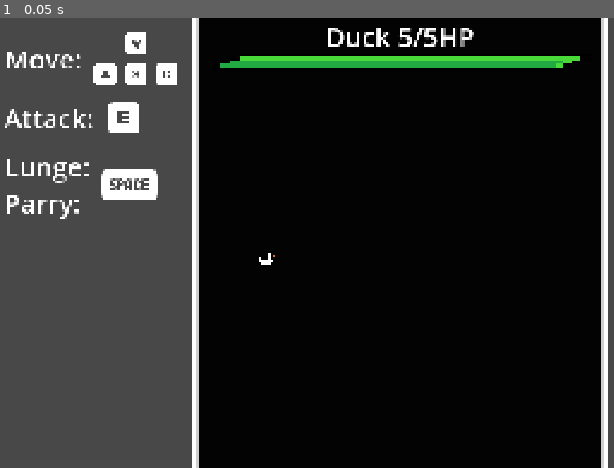
Above: before the commit, frame 1.
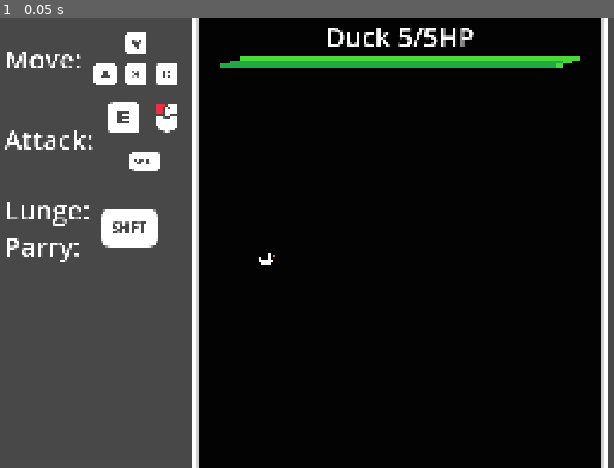
Above: after the commit, the same moment.

Repository: morie197/guwa-guwa-adventures
Game: Godot game, scene res://scenes/duck_minigame.tscn
Same seed, same stepped clock (60 frames per second), same inputs: the game is played once before the commit and once after it. This scene is started directly instead of the project's main scene.
Inputs:
- Up to frame 1 (0.05 s): no input

The runs differ from the first frame. In frame 1, 2.8% of the frame differs, in the area x 0-29%, y 19-55%.
Error in both runs: Invalid access to property or key 'name' on a base object of type 'Nil'. (res://scripts/quacker.gd:53)

Commit message:
[Fix] Ability unlocking + key rebinding
Abilities now unlock regardless of level (preventing skipping over them), and the attack key in minigames has 3 options to choose from for attacking.

Diff:
--- /dev/null
+++ b/mouse_left.svg
@@ -0,0 +1,7 @@
+<svg width="64" height="64" xmlns="http://www.w3.org/2000/svg" xmlns:xlink="http://www.w3.org/1999/xlink">
+  <defs/>
+  <g>
+    <path stroke="none" fill="#FFFFFF" d="M34 10 L44 10 Q45.75 10 46.9 10.6 49 11.75 49 15 L49 25 38 25 38 19 Q38 16.5 36.25 14.75 35.25 13.75 34 13.35 L34 10 M29.9 16.9 Q30.75 16 32 16 33.25 16 34.15 16.9 35 17.75 35 19 L35 27 34.85 28 34.15 29.15 Q33.25 30 32 30 30.75 30 29.9 29.15 29.4 28.65 29.2 28 L29 27 29 19 Q29 17.75 29.9 16.9 M15 28 L26.1 28 Q26.35 29.85 27.75 31.25 29.5 33 32 33 34.5 33 36.25 31.25 37.65 29.85 37.95 28 L49 28 49 37.5 Q48.8 44.25 44 49 39.25 53.8 32.5 54 L31.5 54 Q24.75 53.8 19.95 49 15.2 44.25 15 37.5 L15 28"/>
+    <path stroke="none" fill="#E73246" d="M20 10 L30 10 30 13.35 Q28.75 13.75 27.75 14.75 26 16.5 26 19 L26 25 15 25 15 15 Q15 11.75 17.15 10.6 18.25 10 20 10"/>
+  </g>
+</svg>
--- a/project.godot
+++ b/project.godot
@@ -125,6 +125,11 @@
 "events": [Object(InputEventKey,"resource_local_to_scene":false,"resource_name":"","device":-1,"window_id":0,"alt_press …(192 unchanged characters)…
 ]
 }
+leftClick={
+"deadzone": 0.2,
+"events": [Object(InputEventMouseButton,"resource_local_to_scene":false,"resource_name":"","device":-1,"window_id":0,"alt_pressed":false,"shift_pressed":false,"ctrl_pressed":false,"meta_pressed":false,"button_mask":1,"position":Vector2(97, 16),"global_position":Vector2(106, 64),"factor":1.0,"button_index":1,"canceled":false,"pressed":true,"double_click":false,"script":null)
+]
+}
 
 [layer_names]
 
--- a/scenes/duck_minigame.tscn
+++ b/scenes/duck_minigame.tscn
@@ -19,6 +19,8 @@
 [ext_resource type="Texture2D" uid="uid://cl23cb341umh" path="res://sprites/keys/qe/keyboard_e.svg" id="16_6sb5u"]
 [ext_resource type="Texture2D" uid="uid://c8tkgapar6k6b" path="res://sprites/keys/wasd/keyboard_d.svg" id="16_bpfxv"]
 [ext_resource type="Texture2D" uid="uid://bodmqtlj1sj1a" path="res://sprites/keys/shift, space/keyboard_space.svg" id="17_bpfxv"]
+[ext_resource type="Texture2D" uid="uid://cniriik63s5n8" path="res://mouse_left.svg" id="17_ufrio"]
+[ext_resource type="Texture2D" uid="uid://ch7jerop1ewvb" path="res://sprites/keys/shift, space/keyboard_shift.svg" id="19_qld8f"]
 
 [sub_resource type="AtlasTexture" id="AtlasTexture_qlg0r"]
 atlas = ExtResource("1_g2itt")
@@ -396,7 +398,13 @@
 horizontal_alignment = 1
 vertical_alignment = 1
 
-[node name="TextureRect" type="TextureRect" parent="PanelContainer/VBoxContainer/MarginContainer/controls/attack"]
+[node name="VBoxContainer" type="VBoxContainer" parent="PanelContainer/VBoxContainer/MarginContainer/controls/attack"]
+layout_mode = 2
+
+[node name="HBoxContainer" type="HBoxContainer" parent="PanelContainer/VBoxContainer/MarginContainer/controls/attack/VBoxContainer"]
+layout_mode = 2
+
+[node name="TextureRect" type="TextureRect" parent="PanelContainer/VBoxContainer/MarginContainer/controls/attack/VBoxContainer/HBoxContainer"]
 custom_minimum_size = Vector2(100, 100)
 layout_mode = 2
 size_flags_horizontal = 4
@@ -404,13 +412,48 @@
 texture = ExtResource("16_6sb5u")
 stretch_mode = 5
 
-[node name="Panel" type="Panel" parent="PanelContainer/VBoxContainer/MarginContainer/controls/attack/TextureRect"]
+[node name="Panel" type="Panel" parent="PanelContainer/VBoxContainer/MarginContainer/controls/attack/VBoxContainer/HBoxContainer/TextureRect"]
 z_index = -1
 layout_mode = 0
 offset_left = 21.0
 offset_top = 18.0
 offset_right = 81.0
 offset_bottom = 82.0
+theme_override_styles/panel = SubResource("StyleBoxFlat_6sb5u")
+
+[node name="TextureRect2" type="TextureRect" parent="PanelContainer/VBoxContainer/MarginContainer/controls/attack/VBoxContainer/HBoxContainer"]
+custom_minimum_size = Vector2(100, 100)
+layout_mode = 2
+size_flags_horizontal = 4
+size_flags_vertical = 4
+texture = ExtResource("17_ufrio")
+stretch_mode = 5
+
+[node name="Panel" type="Panel" parent="PanelContainer/VBoxContainer/MarginContainer/controls/attack/VBoxContainer/HBoxContainer/TextureRect2"]
+visible = false
+z_index = -1
+layout_mode = 0
+offset_left = 21.0
+offset_top = 18.0
+offset_right = 81.0
+offset_bottom = 82.0
+theme_override_styles/panel = SubResource("StyleBoxFlat_6sb5u")
+
+[node name="TextureRect3" type="TextureRect" parent="PanelContainer/VBoxContainer/MarginContainer/controls/attack/VBoxContainer"]
+custom_minimum_size = Vector2(100, 100)
+layout_mode = 2
+size_flags_horizontal = 4
+size_flags_vertical = 4
+texture = ExtResource("17_bpfxv")
+stretch_mode = 5
+
+[node name="Panel" type="Panel" parent="PanelContainer/VBoxContainer/MarginContainer/controls/attack/VBoxContainer/TextureRect3"]
+z_index = -1
+layout_mode = 0
+offset_left = 21.0
+offset_top = 34.0
+offset_right = 81.0
+offset_bottom = 66.0
 theme_override_styles/panel = SubResource("StyleBoxFlat_6sb5u")
 
 [node name="lunge" type="HBoxContainer" parent="PanelContainer/VBoxContainer/MarginContainer/controls"]
@@ -431,7 +474,7 @@
 custom_minimum_size = Vector2(180, 180)
 layout_mode = 2
 size_flags_horizontal = 4
-texture = ExtResource("17_bpfxv")
+texture = ExtResource("19_qld8f")
 stretch_mode = 5
 
 [node name="Panel" type="Panel" parent="PanelContainer/VBoxContainer/MarginContainer/controls/lunge/TextureRect"]
--- a/scenes/player_minigame.gd
+++ b/scenes/player_minigame.gd
@@ -37,7 +37,7 @@
 var quackTimer: float
 var lungeVector: Vector2
 
-var quackingTime: float = 0.2
+var quackingTime: float = 0.6
 var quackingTimer: float = 0.0
 
 var quacking: bool = false
@@ -79,15 +79,19 @@
 	if minigamemanager.displaying == true:
 		moveVector = Vector2.ZERO
 		return
+
+	if Input.is_action_just_pressed("leftClick"):
+		_quack()
+
 	if event is InputEventKey:
 		moveVector.y = Input.get_axis("up", "down")
 		moveVector.x = Input.get_axis("left", "right")
 
 		if quackTimer <= 0:
-			if Input.is_action_just_pressed("quack"):
+			if Input.is_action_just_pressed("quack") or Input.is_action_just_pressed("fly"):
 				_quack()
 
-		if (Input.is_action_pressed("sprint") or Input.is_action_just_pressed("fly")) and !tired:
+		if Input.is_action_pressed("sprint") and !tired:
 			if moveVector == Vector2.ZERO:
 				return
 			lunging = true
@@ -117,7 +121,7 @@
 		invincibility_bar.hide()
 		invincible = false
 
-	GameManager.worldManager.ui_manager.updateStaminaBar(round(quackCooldown * 100), round(quackTimer * 100))
+	GameManager.worldManager.ui_manager.updateStaminaBar(round(quackCooldown * 100) - round(quackTimer * 100), round(quackCooldown * 100))
 
 	if moveVector.x < 0:
 		walking.flip_h = true
@@ -140,8 +144,11 @@
 			tired = false
 
 func _quack():
+	if quackTimer > 0:
+		return
+
 	quacking = true
-	quackingTimer = quackingTime
+	#quackingTimer = quackingTime
 
 	quackTimer = quackCooldown
 	if quacker.quack() == false:
--- a/scripts/game_manager.gd
+++ b/scripts/game_manager.gd
@@ -335,9 +335,10 @@
 
 func _levelUp():
 	level += 1
-	if AbilityData.ABILITIES.has(level):
-		if !abilities.has(AbilityData.ABILITIES[level]["name"]):
-			abilities.append(AbilityData.ABILITIES[level]["name"])
+	for i in range(level + 1):
+		if AbilityData.ABILITIES.has(i):
+			if !abilities.has(AbilityData.ABILITIES[i]["name"]):
+				abilities.append(AbilityData.ABILITIES[i]["name"])
 
 	availableUpgradePoints += 1
 	inUpgradeMenu = true
@@ -352,6 +353,11 @@
 	worldManager.ui_manager.gameWon()
 
 func abilityCheck():
+	for i in range(level + 1):
+		if AbilityData.ABILITIES.has(i):
+			if !abilities.has(AbilityData.ABILITIES[i]["name"]):
+				abilities.append(AbilityData.ABILITIES[i]["name"])
+
 	if abilities.has("sprint"):
 		worldManager.ui_manager.stamina_bar.show()
 		playerRef.emitUpdatedStaminaValue()
Not shown, added: mouse_left.svg.import
Not shown: 1 places in scenes/duck_minigame.tscn that only renumber resources
